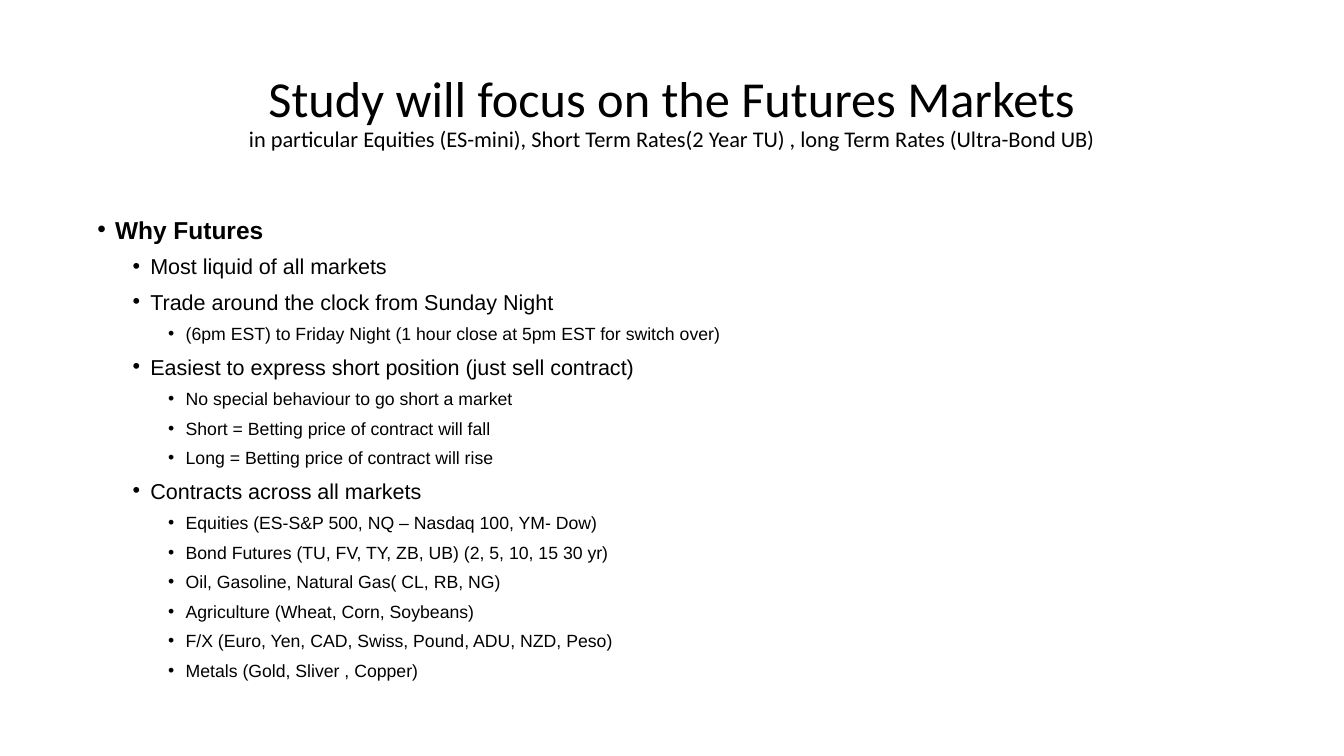
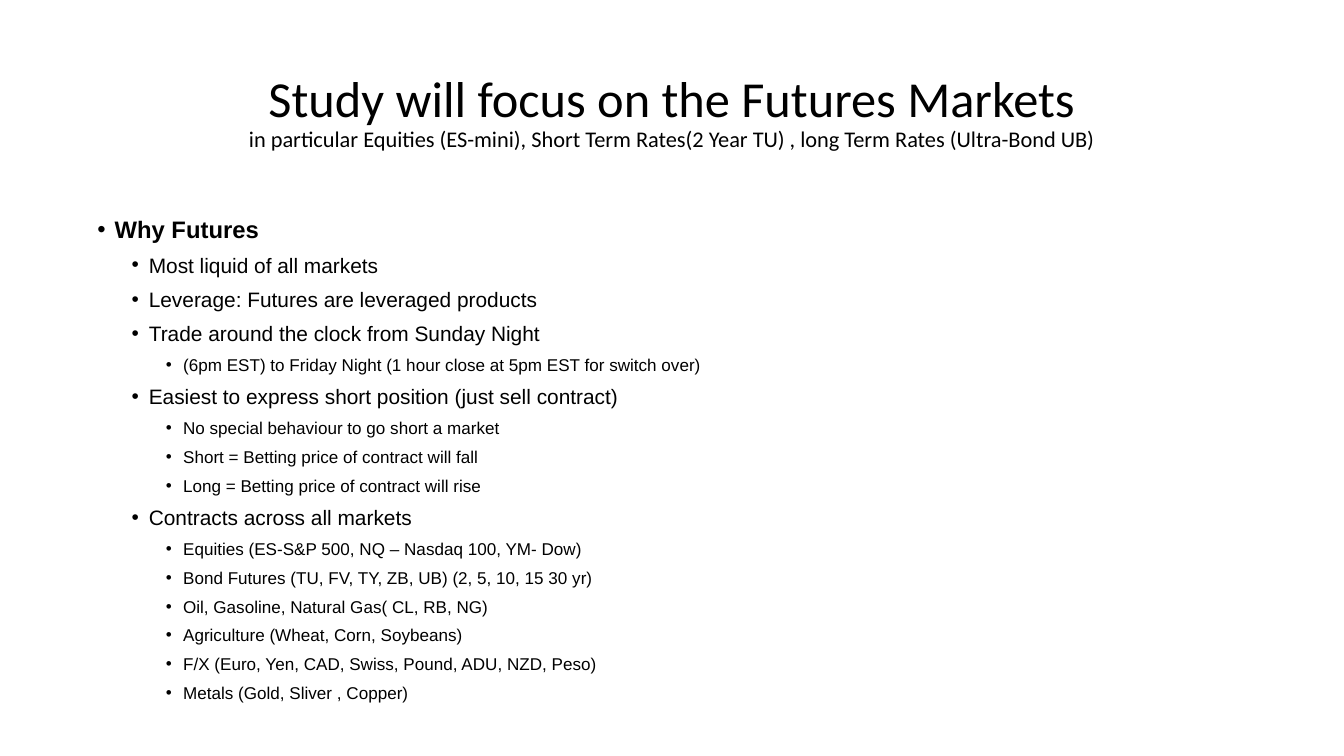
Before and after one commit to jrrpanix/SocialNetworks, a slide deck: slide 10 of SocialNetworksPresentation-Draft.pptx. Drawn at 1344x756 pixels with LibreOffice and Linux fonts; fonts in the diff are those of the drawing. Boxes give left, top, right and bottom in pixels: in the first picture for what was removed or moved away, otherwise in the second. Text is boxed around its words. In the diff, an @@ line names an element or a change of style, - is before the commit and + after.

Commit message:
updates

```diff
--- a/SocialNetworksPresentation-Draft.pptx
+++ b/SocialNetworksPresentation-Draft.pptx
@@ text at <box>115,220,700,703</box>: size 17.5 to 17 pt in "Why Futures"; size 15.4 to 15 pt in "Most liquid of all markets", "Trade around the clock from Sunday Night", "Easiest to express short position (just sell ...", "Contracts across all markets"; size 12.6 to 12.2 pt in "(6pm EST) to Friday Night (1 hour ...", "No special behaviour to go short a ...", "Short = Betting price of contract will ...", "Long = Betting price of contract will ..." and 6 more places; less space between paragraphs; indent changed @@
@@ text at <box>149,292,537,312</box>: paragraph added @@
+  • Leverage: Futures are leveraged products
```
Also in this commit, not shown: 2 other slides changed.
